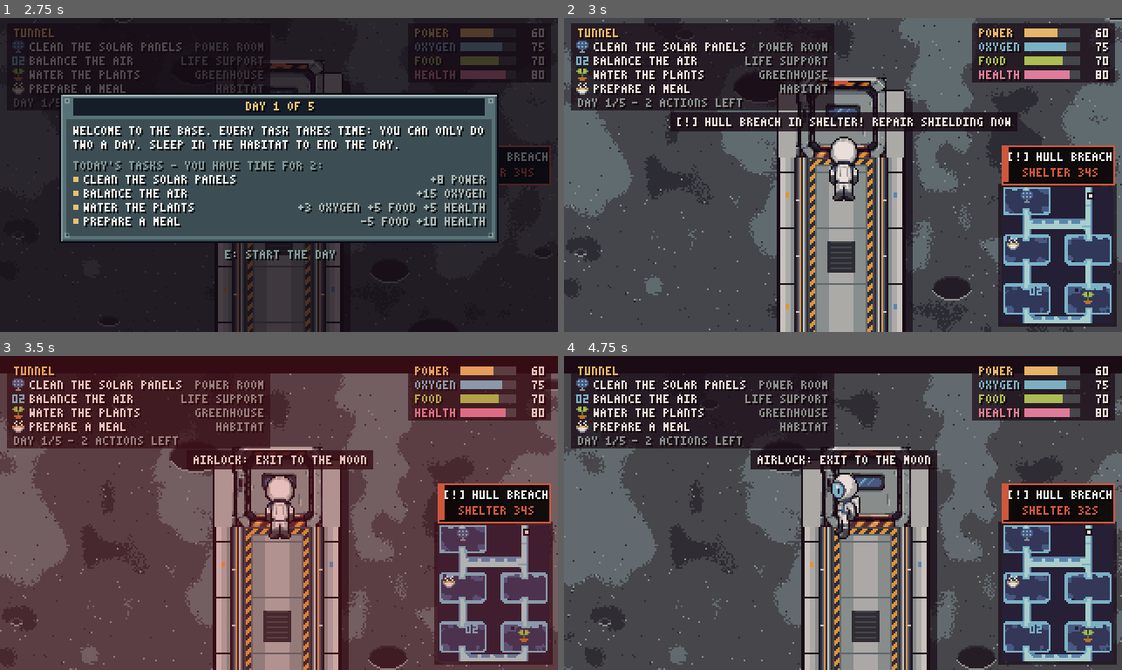
Above: before the commit, frames 1-4 (two rows, left to right).
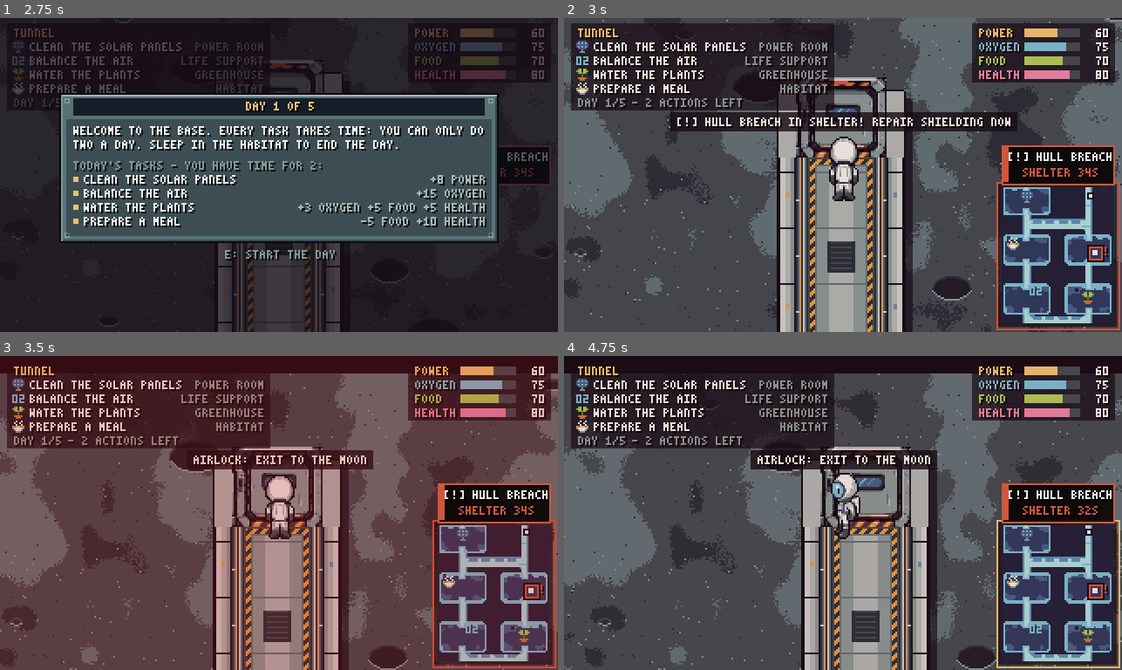
Above: after the commit, the same moments.

Repository: HattoriLoL/Artemis-Adventure
Game: Godot game, scene res://cenas/escolha_pouso.tscn
The game is run twice, just before and just after one commit, with the same random seed, the same clock (stepped at 60 frames per second) and the same inputs.
Inputs (mouse positions are in pixels of both pictures, inside the frame that each line leads up to):
- Up to frame 1 (2.75 s): tap Enter (ui_accept) at 0.5, 0.77, 1.25, 1.52 s; move the mouse to (401, 159) at 0.52 s; hold D (direita) 0.53-1.28 s; tap M at 0.6, 1.55 s; click (401, 159) at 0.67 s; tap 8 at 0.8, 1.35, 2.3 s; move the mouse to (167, 190) at 1.27 s; hold S (baixo) 1.28-2.03 s; move the mouse to (334, 105) at 2.02 s; hold D (direita) from 2.03 s (still down); tap Shift (andar) at 2.1 s
- Up to frame 2 (3 s): tap Enter (ui_accept) at 2.75 s; move the mouse to (815, 237) at 2.77 s; release D (direita) at 2.78 s; hold W (cima) from 2.78 s (still down); tap E (usar) at 2.85 s; click (815, 237) at 2.92 s
- Up to frame 3 (3.5 s): keep holding W (cima); tap Enter (ui_accept) at 3.02 s; tap M at 3.05 s
- Up to frame 4 (4.75 s): tap Enter (ui_accept) at 3.5, 3.77, 4.52 s; move the mouse to (1010, 560) at 3.52 s; release W (cima) at 3.53 s; hold A (esquerda) from 3.53 s (still down); tap M at 3.6, 4.55 s; tap 8 at 3.8, 4.35 s; move the mouse to (675, 465) at 4.27 s

Frame 1 is identical in both runs. In frame 2, 0.6% of the frame differs, in the area x 77-100%, y 52-100%; in frame 3, 0.6%; in frame 4, 0.6%.

Commit message:
feat(mapa): indicador piscante de emergencia no minimapa e agendamento autonomo do evento de impacto

Diff:
--- a/jogo/scripts/mapa.gd
+++ b/jogo/scripts/mapa.gd
@@ -70,6 +70,10 @@
 var player_alarme_mapa: AudioStreamPlayer = null
 var som_sirene_mapa: AudioStreamWAV = null
 var som_impacto_mapa: AudioStreamWAV = null
+var dia_sorteado_impacto := 3
+var tempo_espera_impacto := 18.0
+var tempo_dia_ativo := 0.0
+var impacto_ja_ocorreu := false
 
 # robô do modo demo: anda pelo caminho da grade de navegação
 var astar: AStarGrid2D
@@ -112,6 +116,7 @@
 	_navegacao()
 	_interface()
 	_criar_audio_mapa()
+	_sortear_impacto()
 	Recursos.iniciar()                             # começa com as condições do local de pouso
 	Recursos.mudou.connect(_recursos_mudaram)
 	ciclo.noite_fechou.connect(_amanhecer)
@@ -298,7 +303,15 @@
 func novo_dia() -> void:
 	feitas.clear()
 	usadas.clear()
+	tempo_dia_ativo = 0.0
 	_atualizar_marcas()
+
+
+func _sortear_impacto() -> void:
+	dia_sorteado_impacto = 3 if randf() < 0.6 else 4
+	tempo_espera_impacto = randf_range(14.0, 24.0)
+	tempo_dia_ativo = 0.0
+	impacto_ja_ocorreu = false
 
 
 ## Aba DEV: refaz o dia (tarefas e ações).
@@ -386,6 +399,15 @@
 		if hud != null:
 			hud.queue_redraw()
 
+	# Agendamento autônomo do impacto de meteoros no casco durante a missão
+	if not impacto_ja_ocorreu and not emergencia_blindagem:
+		if not dormindo and not em_minigame and not fim and not ciclo.ocupado():
+			if Missao.dia == dia_sorteado_impacto:
+				tempo_dia_ativo += delta
+				if tempo_dia_ativo >= tempo_espera_impacto:
+					impacto_ja_ocorreu = true
+					disparar_impacto_casco()
+
 	aviso_desistir.visible = em_minigame and desistir > 0.0
 	if aviso_desistir.visible:
 		aviso_desistir.queue_redraw()
@@ -396,6 +418,10 @@
 	for id in marcas:
 		var item := _tarefa(id)
 		marcas[id].position.y = item["pos"].y - 44 + round(sin(t * 5.0) * 1.5)
+		if emergencia_blindagem and id == "abrigo/blindagem":
+			marcas[id].color = VERMELHO if fmod(t, 0.3) < 0.15 else AMARELO
+		else:
+			marcas[id].color = AMARELO
 	var agora := _sala_de(jogador.global_position)
 	if agora != sala_atual:
 		sala_atual = agora
@@ -734,6 +760,10 @@
 		return
 	var canto := Vector2(320 - 5, 180 - 5) - TEX_MINIMAPA.get_size()
 	hud.draw_rect(Rect2(canto - Vector2(2, 2), TEX_MINIMAPA.get_size() + Vector2(4, 4)), Color(0.035, 0.04, 0.08, 0.7))
+	if emergencia_blindagem:
+		var pisca_borda: bool = fmod(t, 0.36) < 0.18
+		var cor_borda: Color = VERMELHO if pisca_borda else Color("#e8c170")
+		hud.draw_rect(Rect2(canto - Vector2(3, 3), TEX_MINIMAPA.get_size() + Vector2(6, 6)), cor_borda, false, 1.0)
 	_desenha_planta(TEX_MINIMAPA, canto)
 
 
@@ -742,6 +772,8 @@
 	hud.draw_texture(tex, canto)
 	var aceso := fmod(t, 0.8) < 0.55
 	for id in ciclo.hoje:
+		if id == "abrigo/blindagem" and emergencia_blindagem:
+			continue
 		if feitas.has(id) or not ciclo.disponivel(id):
 			continue
 		var tf := _tarefa(id)
@@ -759,6 +791,20 @@
 			hud.draw_rect(Rect2(m + Vector2(-2, -1), Vector2(5, 3)), CONTORNO)
 			hud.draw_rect(Rect2(m + Vector2(0, -1), Vector2(1, 3)), AMARELO)
 			hud.draw_rect(Rect2(m + Vector2(-1, 0), Vector2(3, 1)), AMARELO)
+
+	if emergencia_blindagem:
+		var tf_em := _tarefa("abrigo/blindagem")
+		if not tf_em.is_empty():
+			var m_em := _na_planta(tf_em["pos"], tex, canto)
+			var pisca_em: bool = fmod(t, 0.28) < 0.14
+			var cor_alerta: Color = VERMELHO if pisca_em else AMARELO
+			var r := 4.0 if pisca_em else 3.0
+			hud.draw_rect(Rect2(m_em - Vector2(r, r), Vector2(r * 2.0 + 1.0, r * 2.0 + 1.0)), CONTORNO, false, 1.0)
+			hud.draw_rect(Rect2(m_em - Vector2(r - 1.0, r - 1.0), Vector2((r - 1.0) * 2.0 + 1.0, (r - 1.0) * 2.0 + 1.0)), cor_alerta, false, 1.0)
+			hud.draw_rect(Rect2(m_em - Vector2(1, 1), Vector2(3, 3)), BRANCO if pisca_em else VERMELHO)
+			if pisca_em:
+				Fonte.desenhar(hud, "!", m_em + Vector2(5, -3), cor_alerta)
+
 	var j := _na_planta(jogador.global_position, tex, canto)
 	hud.draw_rect(Rect2(j - Vector2(1, 1), Vector2(4, 4)), CONTORNO)
 	hud.draw_rect(Rect2(j, Vector2(2, 2)), BRANCO)
@@ -836,6 +882,7 @@
 func disparar_impacto_casco(duracao: float = 35.0) -> void:
 	if emergencia_blindagem or dormindo or fim:
 		return
+	impacto_ja_ocorreu = true
 	emergencia_blindagem = true
 	tempo_emergencia_blindagem = duracao
 	t_alarme_audio = 0.0
